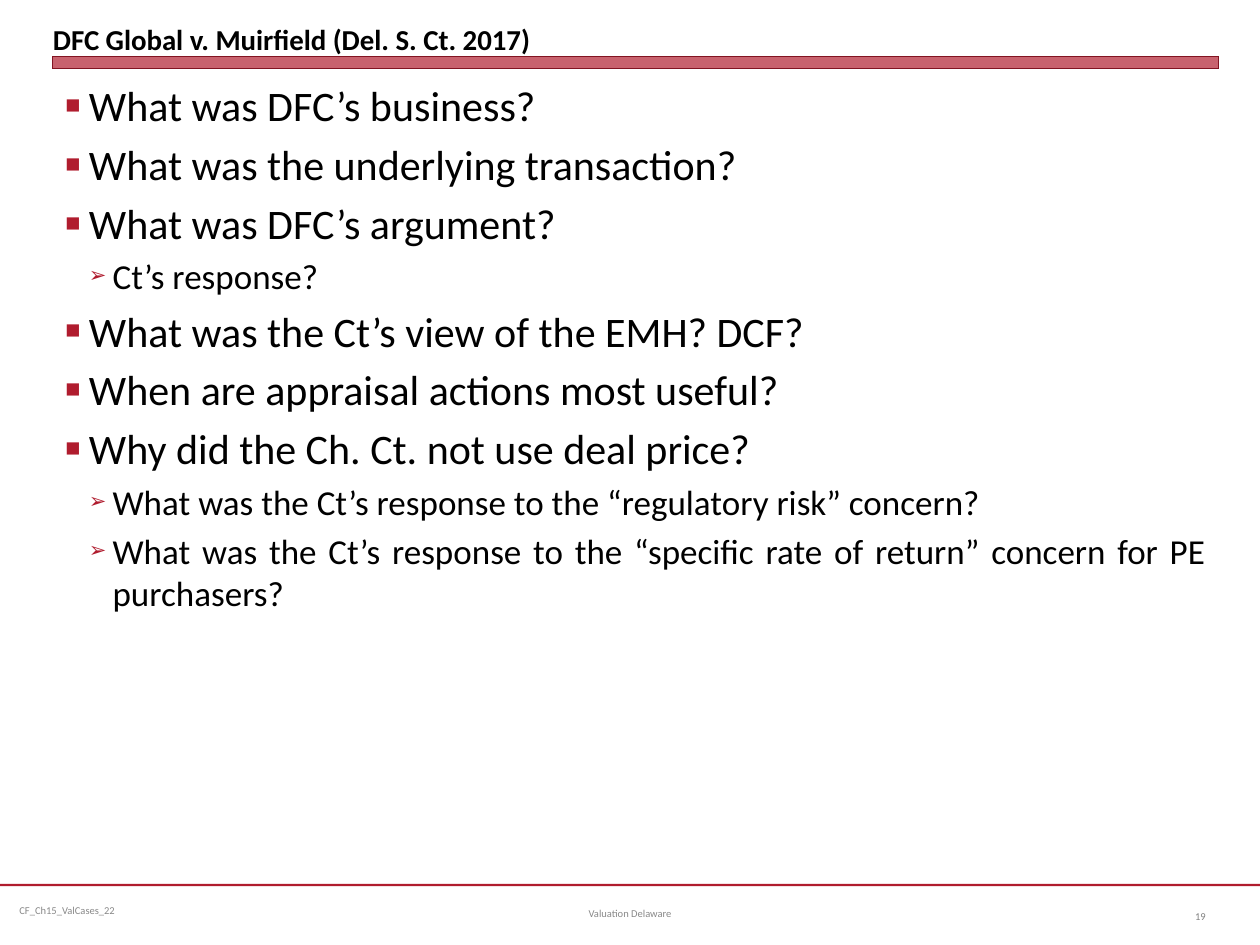
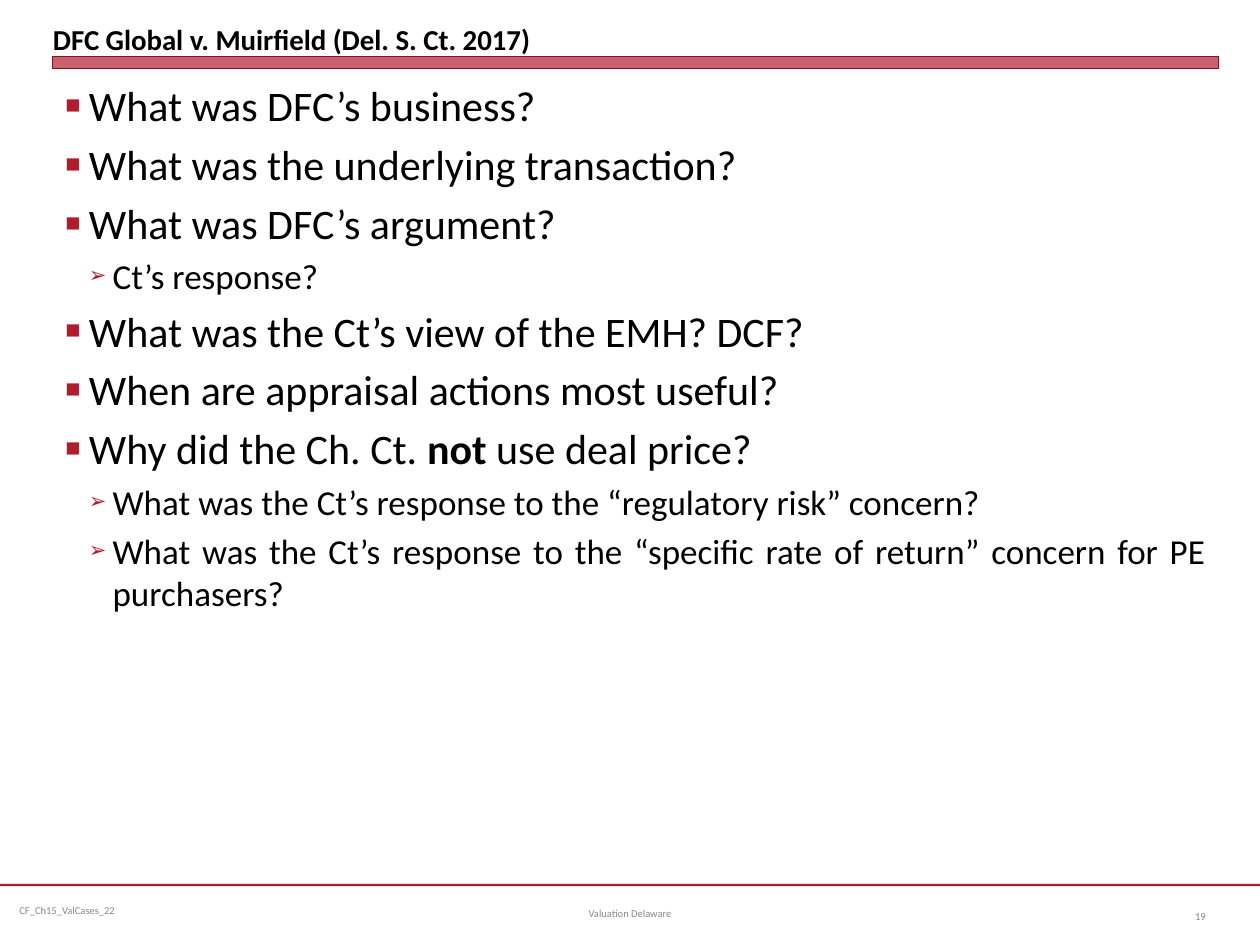
Before and after one commit to jmc877/Corporate-Finance, a slide deck: slide 19 of slides/CF_Ch15_ValCases_24.pptx. Drawn at 1260x945 pixels with LibreOffice and Linux fonts; fonts in the diff are those of the drawing. Boxes give left, top, right and bottom in pixels: in the first picture for what was removed or moved away, otherwise in the second. Text is boxed around its words. In the diff, an @@ line names an element or a change of style, - is before the commit and + after.

```diff
--- a/slides/CF_Ch15_ValCases_24.pptx
+++ b/slides/CF_Ch15_ValCases_24.pptx
@@ text at (89, 434, 751, 471): bold on in "not" @@
```
Also in this commit, not shown: 5 other slides changed, 3 other files.
